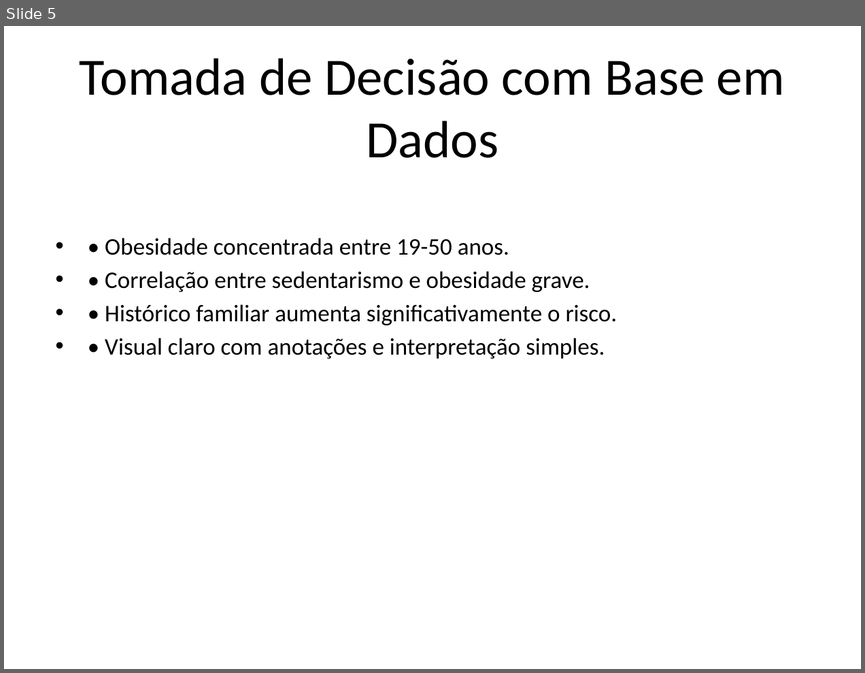
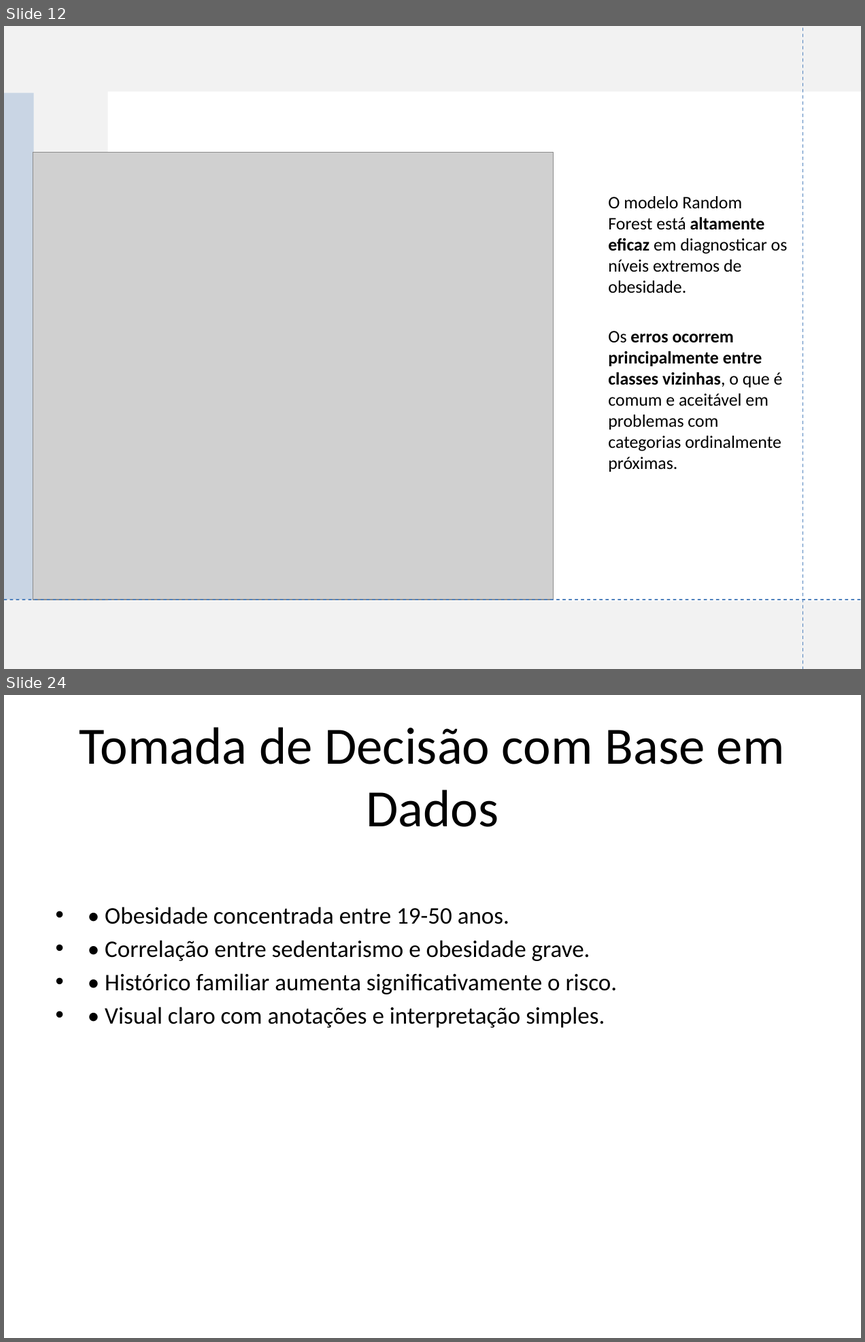
Before and after one commit to Naiderossi/Tech4, a slide deck: Apresentacao_TechChallenge_Obesidade.pptx. Shown one above the other, each under a label of ours: slide 5 before the commit, slides 12 and 24 after it; the slides between them are not shown. The pictures are 865x673 and 865x1342 pixels, drawn with LibreOffice and Linux fonts; fonts in the diff are those of the drawing; grey boxes stand for pictures. Boxes give left, top, right and bottom in pixels: in the first picture for what was removed or moved away, otherwise in the second. Text is boxed around its words. In the diff, an @@ line names an element or a change of style, - is before the commit and + after.

```diff
--- a/Apresentacao_TechChallenge_Obesidade.pptx
+++ b/Apresentacao_TechChallenge_Obesidade.pptx
@@ slide 12 added at (x1=4, y1=26, x2=861, y2=669), background #FFFFFF @@
@@ rectangle added at (x1=4, y1=26, x2=861, y2=669), fill #F2F2F2, outline #F2F2F2 2 pt @@
@@ line added from (802, 669) to (802, 27), #4F81BD 0.75 pt dashed @@
@@ rectangle added at (x1=4, y1=93, x2=34, y2=599), fill #4F81BD at 25% opacity @@
@@ rectangle added at (x1=107, y1=92, x2=861, y2=601), fill #FFFFFF @@
@@ picture added at (x1=33, y1=152, x2=553, y2=599) @@
@@ text added at (x1=608, y1=196, x2=787, y2=472), 14.8 pt, text #000000 @@
+O modelo Random Forest está altamente eficaz em diagnosticar os níveis extremos de obesidade.
+Os erros ocorrem principalmente entre classes vizinhas, o que é comum e aceitável em problemas com categorias ordinalmente próximas.
@@ line added from (4, 599) to (861, 599), #4F81BD 0.75 pt dashed @@
@@ what was slide 5 is now slide 24 @@
```
Also in this commit, not shown: 5 slides changed, 18 other slides added.
